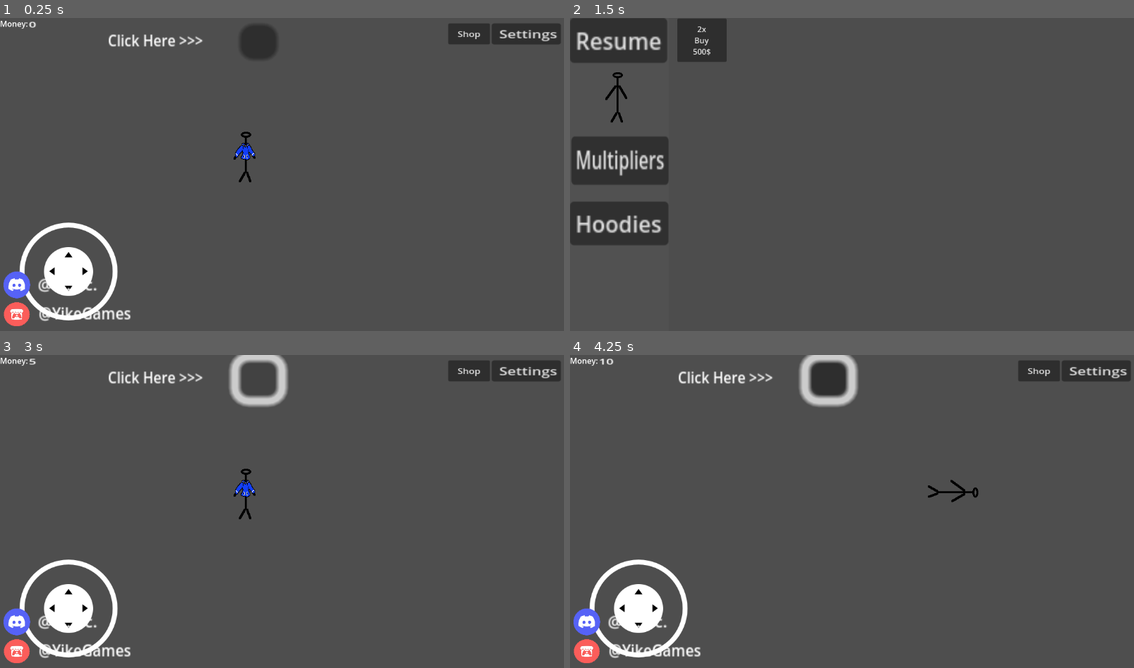
Above: before the commit, frames 1-4 (two rows, left to right).
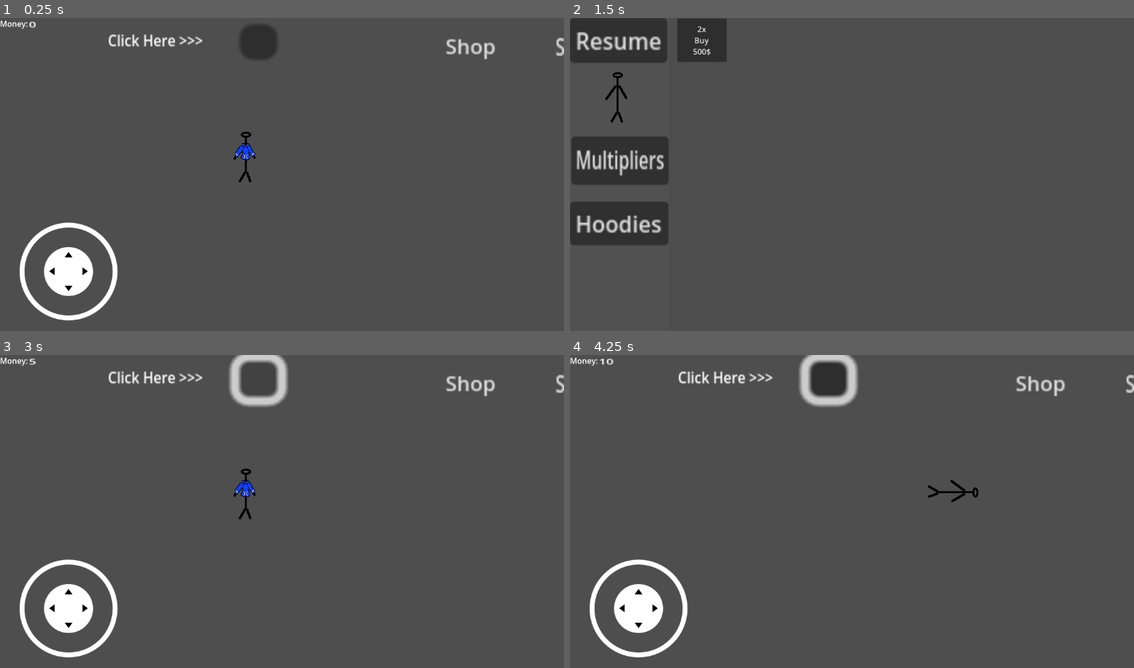
Above: after the commit, the same moments.

Repository: explysm/Games
Game: Godot game, scene res://Scenes/main.tscn
The game is run twice, just before and just after one commit, with the same random seed, the same clock (stepped at 60 frames per second) and the same inputs.
Inputs (mouse positions are in pixels of both pictures, inside the frame that each line leads up to):
- Up to frame 1 (0.25 s): no input
- Up to frame 2 (1.5 s): click (1094, 33) at 0.5 s, where only the run before the commit has a clickable "Settings"; click "Shop" at 1.25 s
- Up to frame 3 (3 s): click "Resume" at 2 s; click "Click Here >>>" at 2.75 s
- Up to frame 4 (4.25 s): tap Enter at 3.5 s; move the mouse to (976, 498) at 3.52 s; hold D (move_right) from 3.53 s (still down); click (976, 498) at 3.67 s

The runs differ from the first frame. In frame 1, 2.4% of the frame differs, in the area x 0-100%, y 1-99%; in frame 2, nothing differs; in frame 3, 2.4%; in frame 4, 2.4%.
Error before the commit: Parse Error: Mixed use of tabs and spaces for indentation. (res://Scripts/settings.gd:14)

Commit message:
Temporarily disabled virtual joystick. Coming up with a fix soon

Diff:
--- a/In_Development/rotating-stickman-v2.0/Scenes/main.tscn
+++ b/In_Development/rotating-stickman-v2.0/Scenes/main.tscn
@@ -4,9 +4,8 @@
 [ext_resource type="PackedScene" uid="uid://bar4643f8e3b6" path="res://Scenes/settings/settings.tscn" id="1_bo1nx"]
 [ext_resource type="PackedScene" uid="uid://cy26un41gtn68" path="res://Scenes/player.tscn" id="1_jjgbg"]
 [ext_resource type="Script" uid="uid://uhglxtrdybra" path="res://Scripts/main.gd" id="1_jjvhh"]
+[ext_resource type="Texture2D" uid="uid://4hfukros583l" path="res://Textures/button.png" id="4_21xkr"]
 [ext_resource type="Script" uid="uid://c0a25ifcxmfnv" path="res://addons/virtual_joystick/virtual_joystick_instantiator.gd" id="4_kry3j"]
-
-[sub_resource type="MeshTexture" id="MeshTexture_jjgbg"]
 
 [sub_resource type="GDScript" id="GDScript_jjvhh"]
 script/source = "extends Button
@@ -21,10 +20,11 @@
 [node name="BG" type="ColorRect" parent="MainScene"]
 modulate = Color(0.351563, 0.351563, 0.351563, 1)
 show_behind_parent = true
-offset_left = -120.0
-offset_top = -94.0
-offset_right = 1243.0
-offset_bottom = 730.0
+offset_left = -1059.0
+offset_top = -562.0
+offset_right = 304.0
+offset_bottom = 262.0
+scale = Vector2(2.40235, 2.305)
 color = Color(0.868985, 0.868985, 0.868985, 1)
 
 [node name="Player" parent="MainScene" instance=ExtResource("1_jjgbg")]
@@ -37,27 +37,39 @@
 offset_bottom = 40.0
 scale = Vector2(1.2, 1)
 
+[node name="Settings Button" type="Sprite2D" parent="MainScene/Buttons"]
+position = Vector2(1002.5, 61)
+scale = Vector2(0.518239, 0.603528)
+texture = ExtResource("4_21xkr")
+
+[node name="Shop Button" type="Sprite2D" parent="MainScene/Buttons"]
+position = Vector2(806.667, 61)
+scale = Vector2(0.518239, 0.603528)
+texture = ExtResource("4_21xkr")
+
 [node name="Settings_Btn" type="Button" parent="MainScene/Buttons"]
 layout_mode = 1
 anchors_preset = 1
 anchor_left = 1.0
 anchor_right = 1.0
-offset_left = 796.667
+offset_left = 894.167
 offset_top = 11.0
-offset_right = 870.667
+offset_right = 968.167
 offset_bottom = 42.0
 grow_horizontal = 0
-scale = Vector2(1.59045, 1.3944)
+scale = Vector2(1.89282, 3.00896)
 text = "Settings"
-icon = SubResource("MeshTexture_jjgbg")
+flat = true
 
 [node name="Shop_Btn" type="Button" parent="MainScene/Buttons"]
 layout_mode = 0
-offset_left = 763.0
-offset_top = 11.0
-offset_right = 834.0
-offset_bottom = 54.0
+offset_left = 723.333
+offset_top = 3.0
+offset_right = 794.333
+offset_bottom = 46.0
+scale = Vector2(2.20507, 2.53336)
 text = "Shop"
+flat = true
 script = SubResource("GDScript_jjvhh")
 
 [node name="Money_Click" type="Button" parent="MainScene/Buttons"]
--- a/In_Development/rotating-stickman-v2.0/Scenes/settings/settings.tscn
+++ b/In_Development/rotating-stickman-v2.0/Scenes/settings/settings.tscn
@@ -13,7 +13,15 @@
 offset_right = 317.0
 offset_bottom = 4603.0
 scale = Vector2(1586.89, -736.167)
-color = Color(0.229112, 0.229112, 0.229112, 1)
+color = Color(0.227451, 0.227451, 0.227451, 0.494118)
+
+[node name="Settings_BG2" type="ColorRect" parent="."]
+offset_left = -63199.0
+offset_top = 6530.0
+offset_right = -63159.0
+offset_bottom = 6570.0
+scale = Vector2(1586.89, -736.167)
+color = Color(0.227451, 0.227451, 0.227451, 1)
 
 [node name="Social" type="CanvasLayer" parent="."]
 
--- a/In_Development/rotating-stickman-v2.0/Scripts/settings.gd
+++ b/In_Development/rotating-stickman-v2.0/Scripts/settings.gd
@@ -5,25 +5,25 @@
 @onready var Itch2 = $Social/Itch2
 
 func _ready():
-	hide()
-	Discord.visible = false
-	Discord2.visible = false
-	Itch.visible = false
-	Itch2.visible = false
+    hide()
+    Discord.visible = false
+    Discord2.visible = false
+    Itch.visible = false
+    Itch2.visible = false
 
 func _process(delta):
-	 pass
+     pass
 func _on_resume_btn_pressed() -> void:
-	hide()
-	hide()
-	Discord.visible = false
-	Discord2.visible = false
-	Itch.visible = false
-	Itch2.visible = false
+    hide()
+    hide()
+    Discord.visible = false
+    Discord2.visible = false
+    Itch.visible = false
+    Itch2.visible = false
 
 func _on_settings_btn_pressed() -> void:
-	show()
-	Discord.visible = true
-	Discord2.visible = true
-	Itch.visible = true
-	Itch2.visible = true
+    show()
+    Discord.visible = true
+    Discord2.visible = true
+    Itch.visible = true
+    Itch2.visible = true
--- a/In_Development/rotating-stickman-v2.0/project.godot
+++ b/In_Development/rotating-stickman-v2.0/project.godot
@@ -24,6 +24,7 @@
 [display]
 
 window/size/mode=2
+mouse_cursor/custom_image="uid://ine1m4ev0yo7"
 
 [editor_plugins]
 
@@ -52,11 +53,6 @@
 ]
 }
 
-[input_devices]
-
-pointing/emulate_touch_from_mouse=true
-pointing/emulate_mouse_from_touch=false
-
 [rendering]
 
 renderer/rendering_method="mobile"
